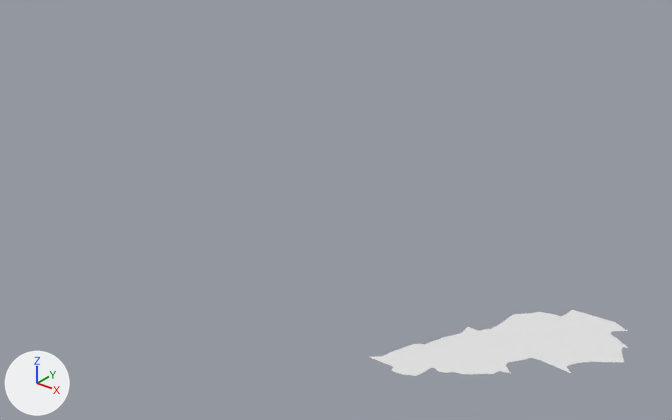
An edit to the Blender file Regions/Lebanon/lebanon.blend, drawn before and after from the same camera.
Rendered twice from a 50 mm lens placed at (38.5, 28.48, 3.97), pointed at (32.59, 35.87, -0.61). The axes (+X, +Y, +Z) are drawn at lower left. The lights are the same throughout.

Before the edit, the objects in view are built like this:
```python
me_mesh = bpy.data.meshes.new('Mesh')
me_mesh.from_pydata(...)  # 101 vertices, 96 faces, 5 loose edges; spans x 35.11..36.62, y 33.06..34.68, z 0.0
me_mesh.polygons.foreach_set('use_smooth', [True] * 96)
ob_mycurve = bpy.data.objects.new('myCurve', me_mesh)
ob_mycurve.location = (0.0, 0.0, 0.0)
```
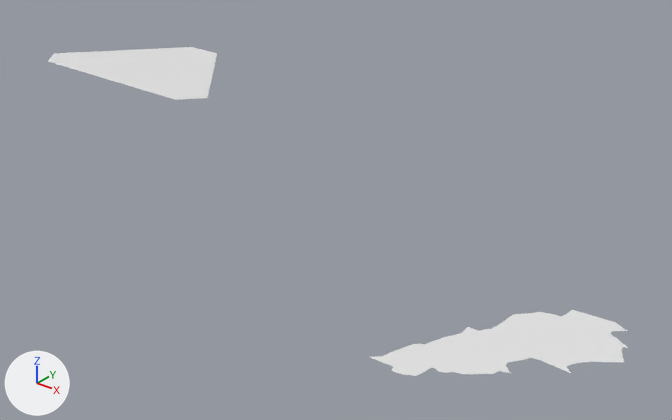
What the commit changed:
Mesh me_mycurve_003 is new.
It has 365 vertices, 367 faces and spans x 16.68..19.94, y 54.96..56.79, z 0.0.
Object 'myCurve.003' (ob_mycurve_003) is new; it shows me_mycurve_003.
Its location is (10.051, -18.818, 0.0).

Boxes (x1, y1, x2, y2) around the edits, measured in the pictures (672 x 420 px):
'myCurve.003', added: after (48, 47, 217, 100)
